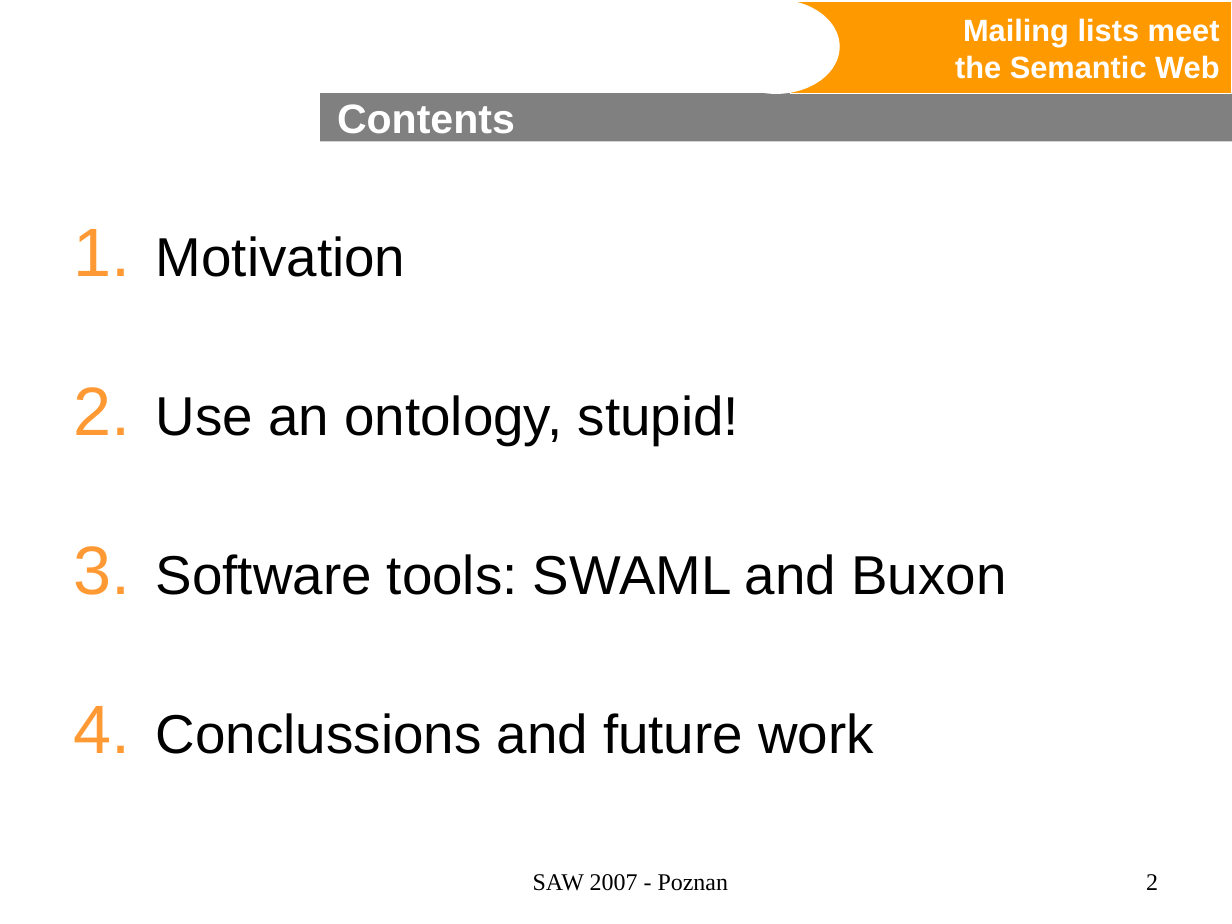
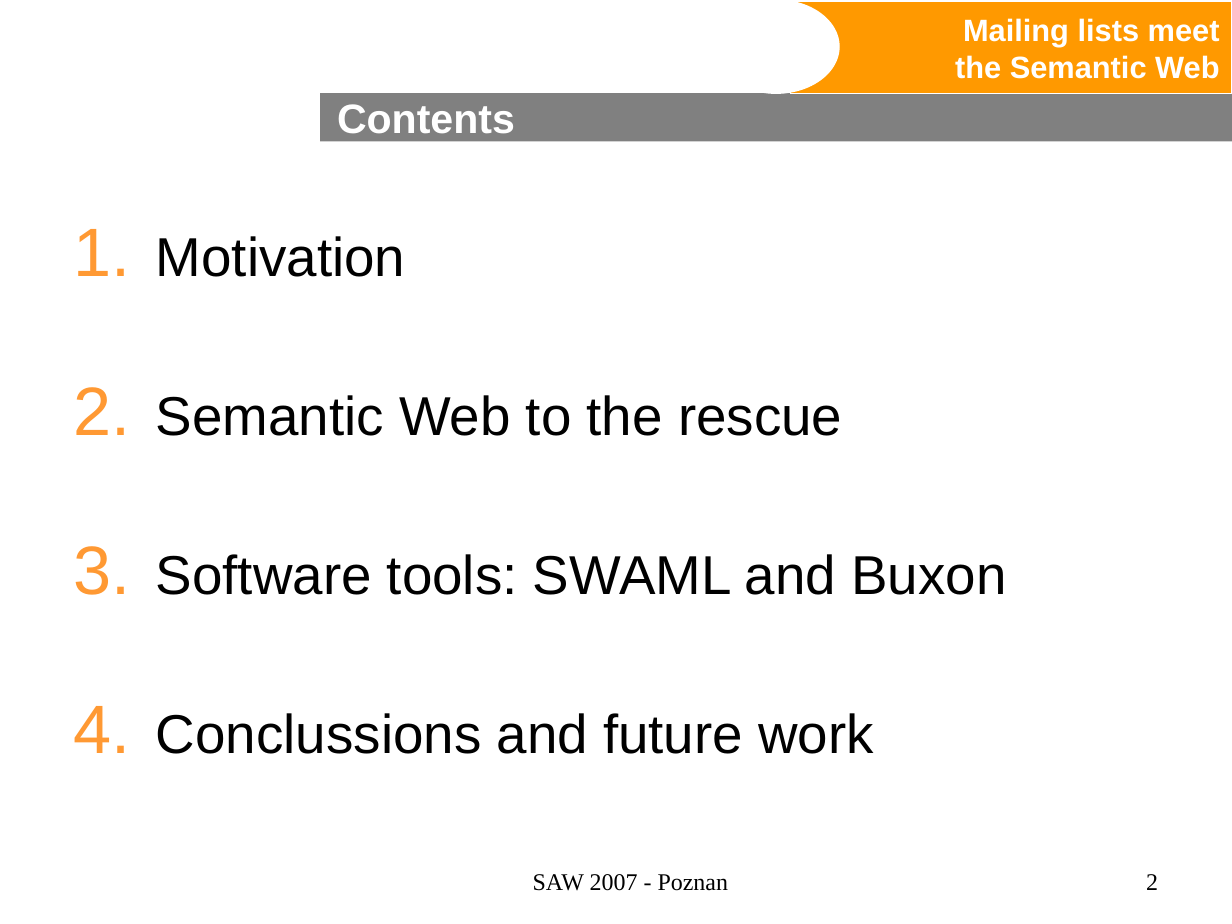
Before and after one commit to wikier/swaml, a slide deck: slide 2 of doc/talks/20070427-saw2007/swaml.ppt. Drawn at 1232x924 pixels with LibreOffice and Linux fonts; fonts in the diff are those of the drawing; background and template pictures are left out. Boxes give left, top, right and bottom in pixels: in the first picture for what was removed or moved away, otherwise in the second. Text is boxed around its words. In the diff, an @@ line names an element or a change of style, - is before the commit and + after.

```diff
--- a/doc/talks/20070427-saw2007/swaml.ppt
+++ b/doc/talks/20070427-saw2007/swaml.ppt
@@ text at (156,395,842,436): text changed @@
-2. Use an ontology, stupid!
+2. Semantic Web to the rescue
```
Also in this commit, not shown: 3 other slides changed, 3 slides added, 5 slides removed.
